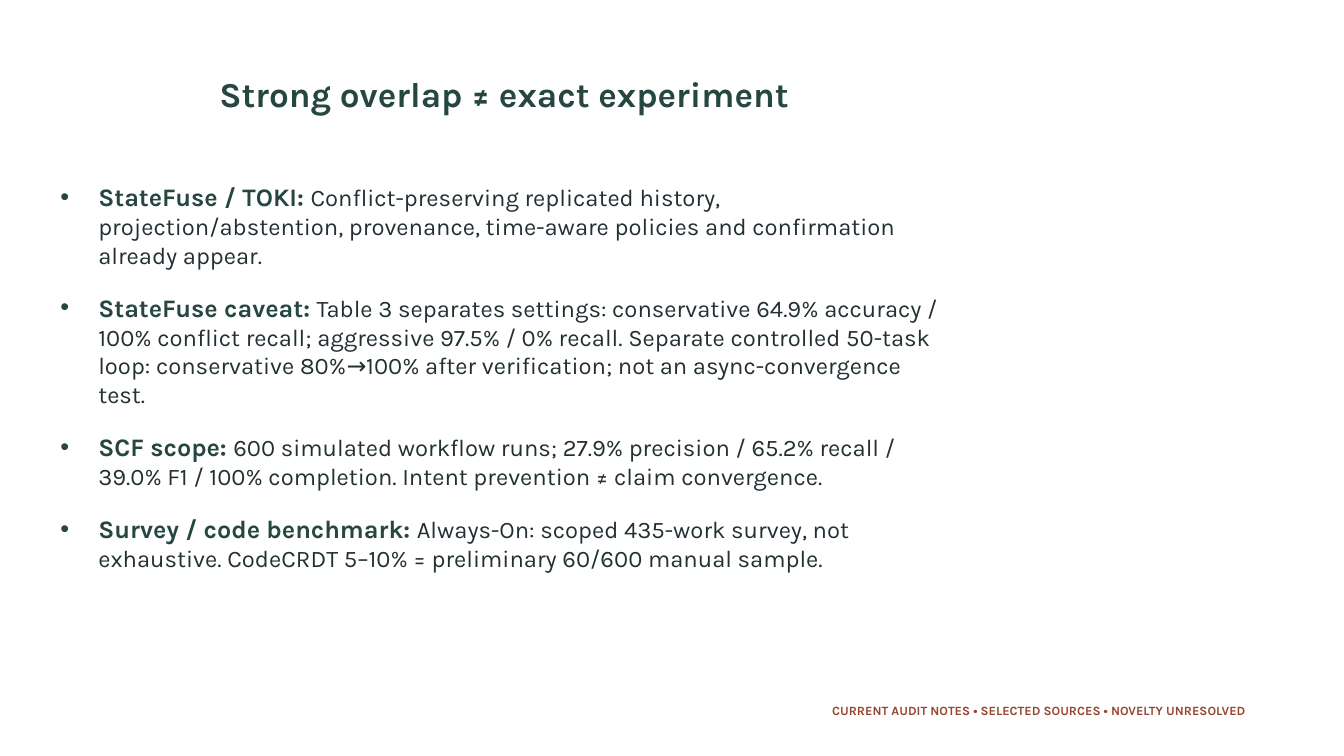
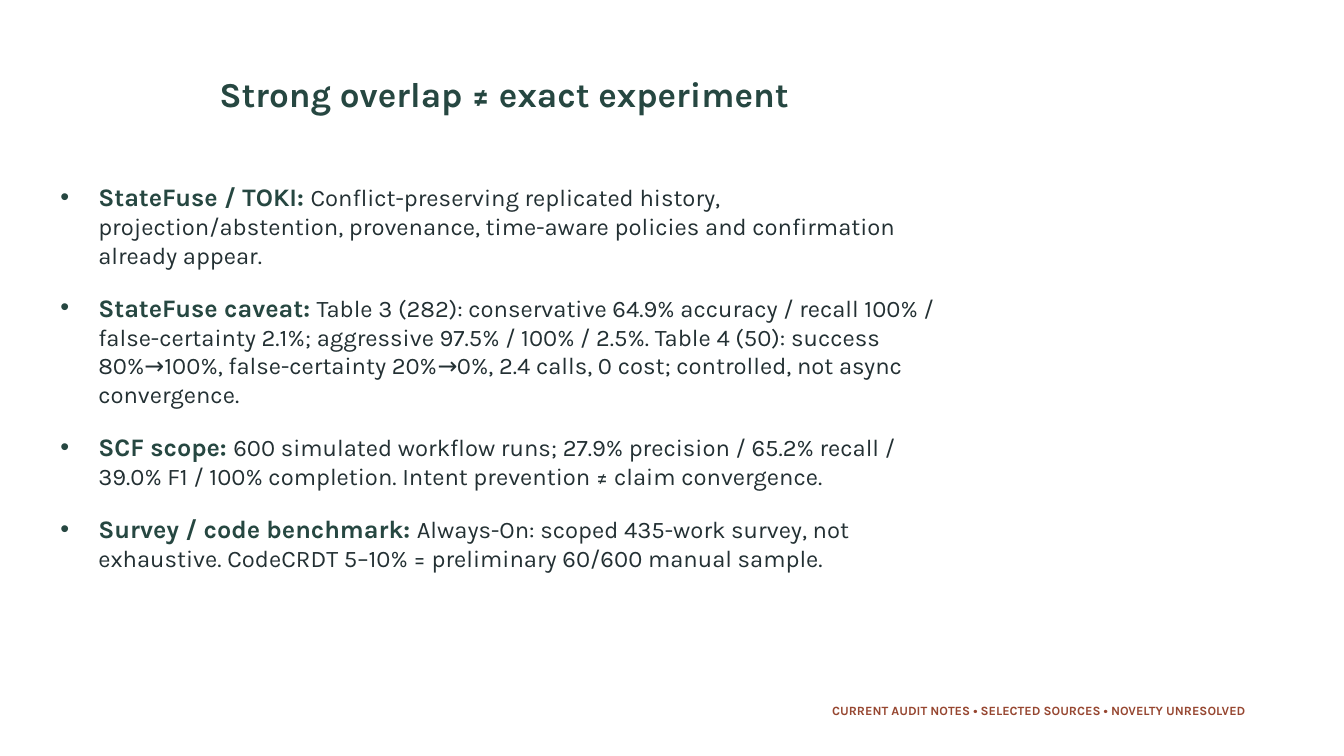
Before and after one commit to selvin-paul-raj/M.E-Thesis, a slide deck: slide 23 of docs/review-pack/AVA_Evaluation_Review_Slides.pptx. Drawn at 1344x756 pixels with LibreOffice and Linux fonts; fonts in the diff are those of the drawing. Boxes give left, top, right and bottom in pixels: in the first picture for what was removed or moved away, otherwise in the second. Text is boxed around its words. In the diff, an @@ line names an element or a change of style, - is before the commit and + after.

Commit message:
docs: correct StateFuse recall in review pack

```diff
--- a/docs/review-pack/AVA_Evaluation_Review_Slides.pptx
+++ b/docs/review-pack/AVA_Evaluation_Review_Slides.pptx
@@ text at [98, 300, 917, 409]: text changed @@
-• StateFuse caveat: Table 3 separates settings: conservative 64.9% accuracy / 100% conflict recall; aggressive 97.5% / 0% recall. Separate controlled 50-task loop: conservative 80%→100% after verification; not an async-convergence test.
+• StateFuse caveat: Table 3 (282): conservative 64.9% accuracy / recall 100% / false-certainty 2.1%; aggressive 97.5% / 100% / 2.5%. Table 4 (50): success 80%→100%, false-certainty 20%→0%, 2.4 calls, 0 cost; controlled, not async convergence.
```
Also in this commit, not shown: 4 other files.
